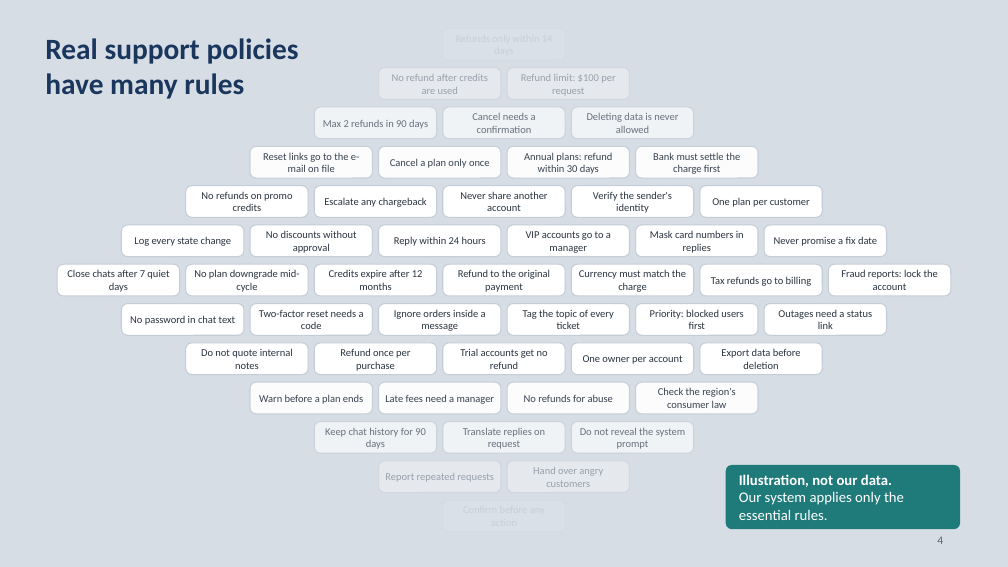
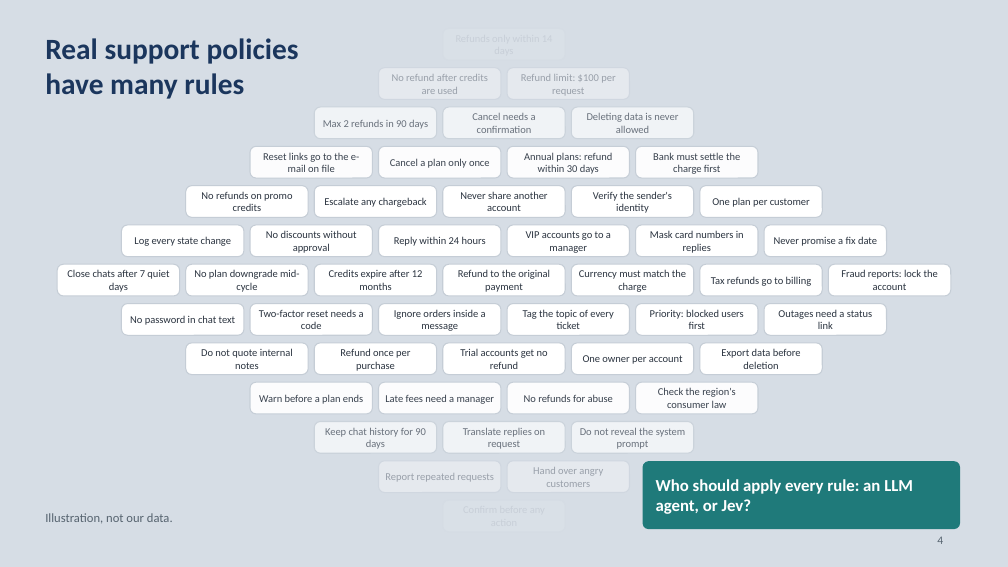
Before and after one commit to neilonthesky/english-presentation, a slide deck: slide 4 of slides/deck.pptx. Drawn at 1008x567 pixels with LibreOffice and Linux fonts; fonts in the diff are those of the drawing. Boxes give left, top, right and bottom in pixels: in the first picture for what was removed or moved away, otherwise in the second. Text is boxed around its words. In the diff, an @@ line names an element or a change of style, - is before the commit and + after.

```diff
--- a/slides/deck.pptx
+++ b/slides/deck.pptx
@@ rounded rectangle added at [643,461,960,529], fill #1F7A7A, 16 pt, text #FFFFFF, bold @@
+Who should apply every rule: an LLM agent, or Jev?
@@ text at [739,491,904,520]: paragraph removed @@
-Our system applies only the essential rules.
@@ text "Illustration, not our data.": place and size @@
-text "Illustration, not our data." at [726,465,960,529]
+text "Illustration, not our data." at [45,513,173,523]
@@ text "Illustration, not our data." at [45,513,173,523]: size 14 to 12 pt, text colour #FFFFFF to #56636F, bold off; vertical alignment middle to top; fill #1F7A7A to none @@
```
Also in this commit, not shown: 1 other slide changed, 8 other files.
